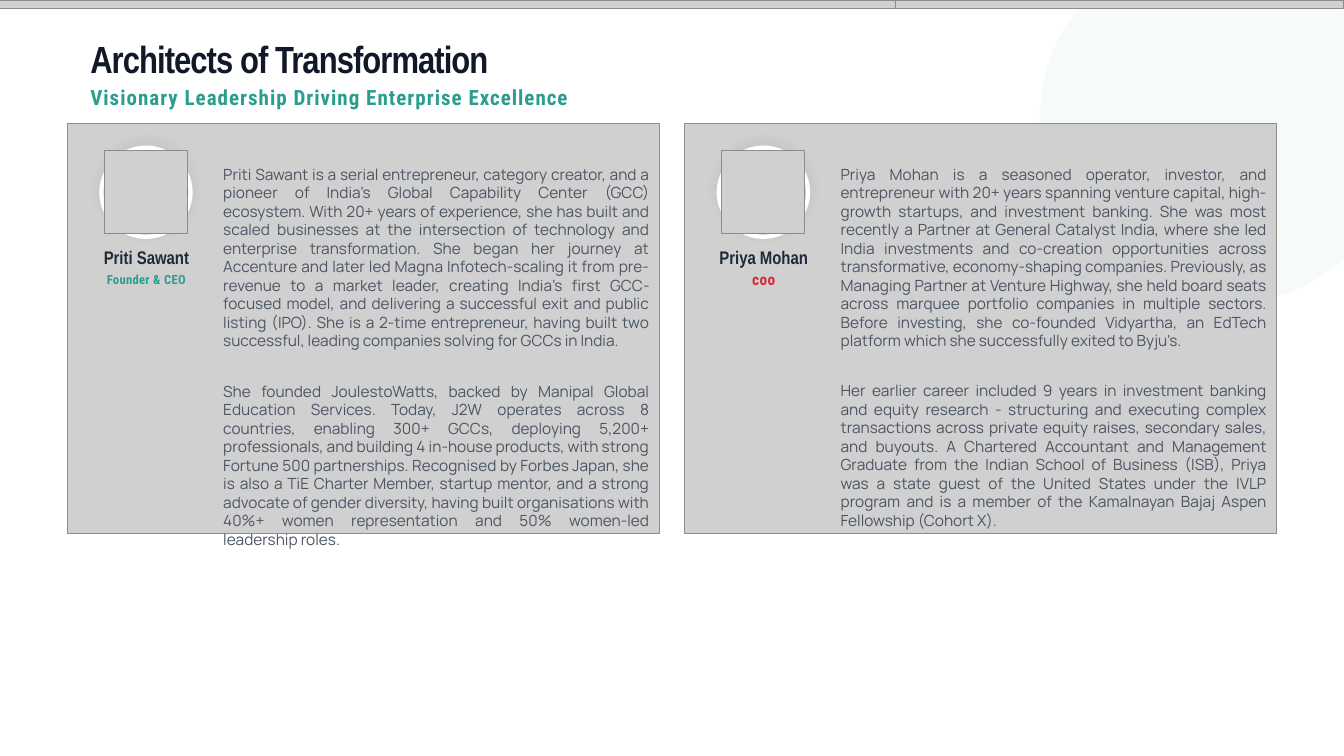
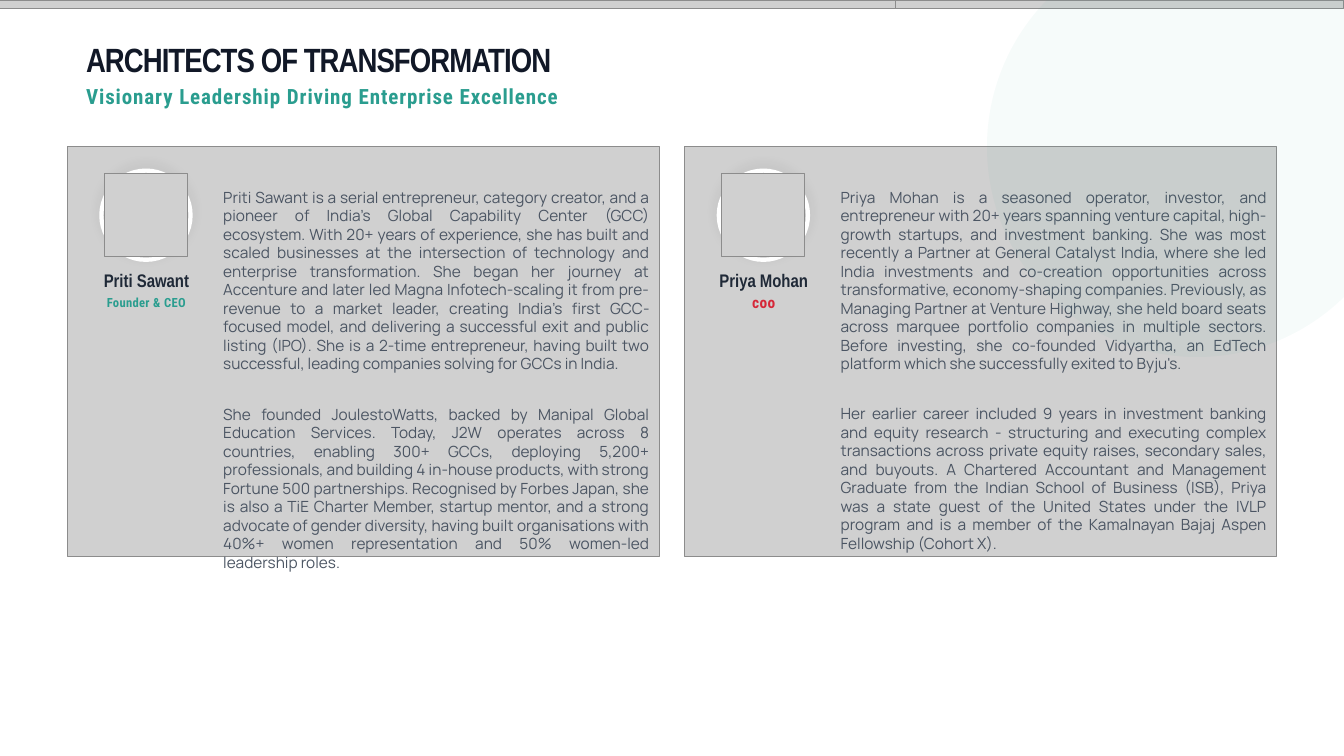
Before and after one commit to athu07/Deck-Engine, a slide deck: slide 5 of data/decks/WORKING_COPY_Master_Deck.pptx. Drawn at 1344x756 pixels with LibreOffice and Linux fonts; fonts in the diff are those of the drawing; grey boxes stand for pictures; background and template pictures are left out. Boxes give left, top, right and bottom in pixels: in the first picture for what was removed or moved away, otherwise in the second. Text is boxed around its words. In the diff, an @@ line names an element or a change of style, - is before the commit and + after.

```diff
--- a/data/decks/WORKING_COPY_Master_Deck.pptx
+++ b/data/decks/WORKING_COPY_Master_Deck.pptx
@@ ellipse: place and size @@
-ellipse at [1040, 0, 1344, 306]
+ellipse at [987, 0, 1344, 358]
@@ text at [86, 48, 551, 73]: text changed; size 27 to 24 pt @@
-Architects of Transformation
+ARCHITECTS OF TRANSFORMATION
@@ text "Visionary Leadership Driving Enterprise Excellence" at [86, 88, 558, 109]: letter spacing 0.8 to 0.7 pt @@
@@ 2 pictures, 2 ellipses: place and size @@
-2 pictures, 2 ellipses at [102, 148, 809, 238]
+2 pictures, 2 ellipses at [102, 170, 809, 260]
@@ 8 texts, 2 pictures: place and size @@
-8 texts, 2 pictures at [68, 124, 1277, 549]
+8 texts, 2 pictures at [68, 147, 1277, 572]
```
Also in this commit, not shown: 34 other slides changed, 16 slides added, 20 other files.
